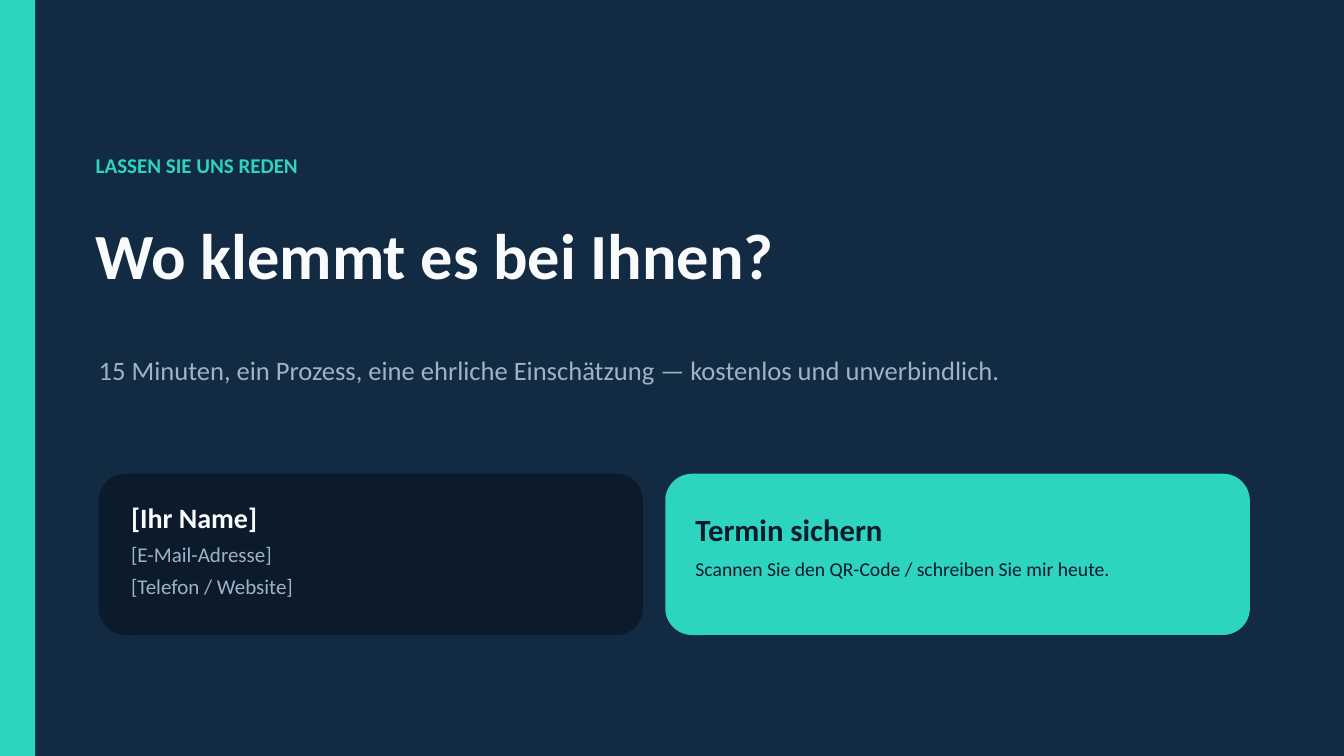
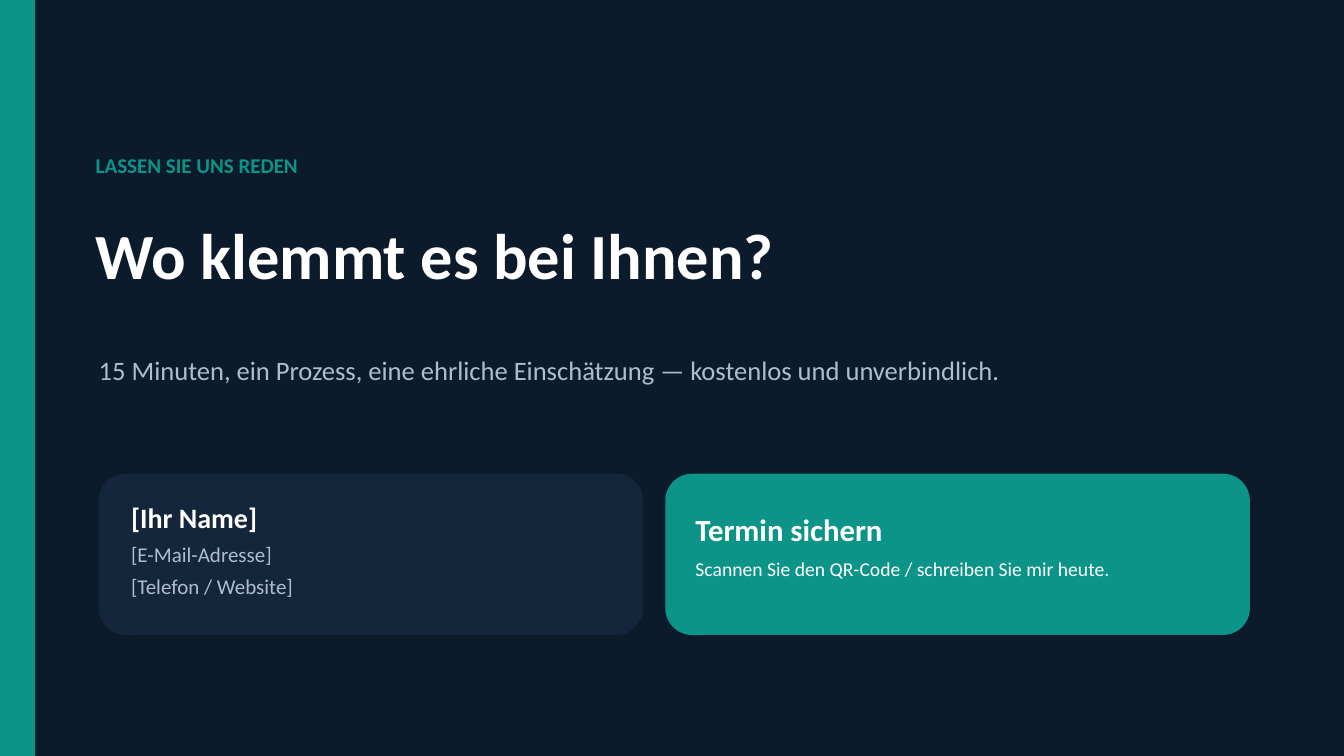
Before and after one commit to proark1/crypto, a slide deck: slide 23 of workshop/KI-Workshop.pptx. Drawn at 1344x756 pixels with LibreOffice and Linux fonts; fonts in the diff are those of the drawing. Boxes give left, top, right and bottom in pixels: in the first picture for what was removed or moved away, otherwise in the second. Text is boxed around its words. In the diff, an @@ line names an element or a change of style, - is before the commit and + after.

```diff
--- a/workshop/KI-Workshop.pptx
+++ b/workshop/KI-Workshop.pptx
@@ background #122A42 to #0B1B2B @@
@@ rectangle at box(0, 0, 35, 756): fill #2DD4BF to #0D9488 @@
@@ text "LASSEN SIE UNS REDEN" at box(96, 159, 298, 173): text colour #2DD4BF to #0D9488 @@
@@ text "Wo klemmt es bei Ihnen?" at box(96, 233, 774, 280): text colour #F8FAFC to #FFFFFF @@
@@ text "15 Minuten, ein Prozess, eine ..." at box(99, 361, 1000, 385): text colour #9FB3C8 to #AEBED0 @@
@@ rounded rectangle at box(99, 474, 643, 635): fill #0B1B2B to #14263B @@
@@ rounded rectangle at box(665, 474, 1250, 635): fill #2DD4BF to #0D9488 @@
@@ text "[Ihr Name]" at box(131, 507, 293, 597): text colour #F8FAFC to #FFFFFF in "[Ihr Name]"; text colour #9FB3C8 to #AEBED0 in "[E-Mail-Adresse]", "[Telefon / Website]" @@
@@ text "Termin sichern" at box(695, 519, 1109, 579): text colour #0B1B2B to #FFFFFF @@
```
Also in this commit, not shown: 22 other slides changed, 1 other file.
